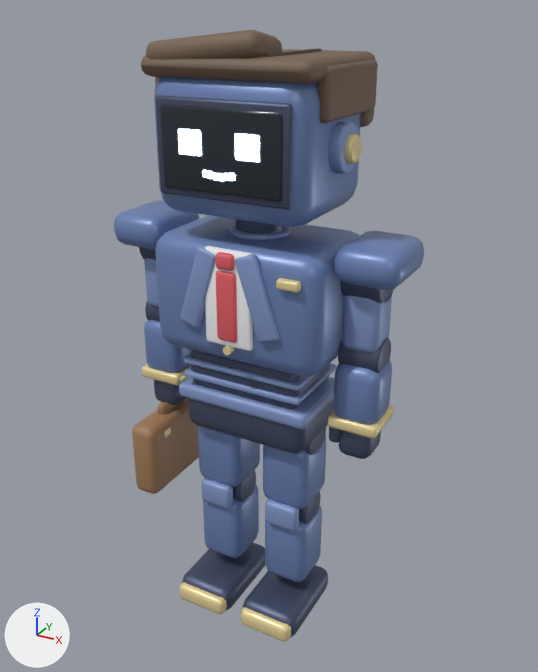
The glTF model apps/web/public/models/hiringManager.glb, before and after one commit.
Rendered twice from a 50 mm camera at (1.093, -1.933, 1.962) aimed at (0.005, 0.046, 0.973). Every picture has the same lights, and +X, +Y and +Z are marked at lower left. The older version comes first. Where no turn or scale is listed for an object, it has been applied to the vertices. Vertices at exactly the same position are counted once.

The scene before the commit, as lines of its bpy script (objects in view):
```python
ob_elbow_r_mesh = bpy.data.objects.new('elbow_R_mesh', me_cube_098)
ob_elbow_r_mesh.location = (-0.36, -0.02, 0.51)
ob_head_mesh = bpy.data.objects.new('head_mesh', me_cylinder_022)
ob_head_mesh.location = (0.26, 0.0, 1.61)
ob_hip_l_mesh = bpy.data.objects.new('hip_L_mesh', me_cylinder_016)
ob_hip_l_mesh.location = (0.13, 0.0, 0.67)
ob_knee_l_mesh = bpy.data.objects.new('knee_L_mesh', me_cube_057)
ob_knee_l_mesh.location = (0.13, -0.05, 0.01)
ob_knee_r_mesh = bpy.data.objects.new('knee_R_mesh', me_cube_062)
ob_knee_r_mesh.location = (-0.13, -0.05, 0.01)
ob_shoulder_l_mesh = bpy.data.objects.new('shoulder_L_mesh', me_cube_096)
ob_shoulder_l_mesh.location = (0.39, 0.0, 1.31)
ob_shoulder_r_mesh = bpy.data.objects.new('shoulder_R_mesh', me_cube_106)
ob_shoulder_r_mesh.location = (-0.39, 0.0, 1.31)
# also in view: 'hips_mesh' at (0.0, 0.0, 0.743); 'spine_mesh' at (0.0, 0.032, 1.08); 'elbow_L_mesh' at (0.358, 0.0, 0.867); 'hip_R_mesh' at (-0.13, 0.0, 0.58); 'neck_mesh' at (0.0, 0.0, 1.37)
```
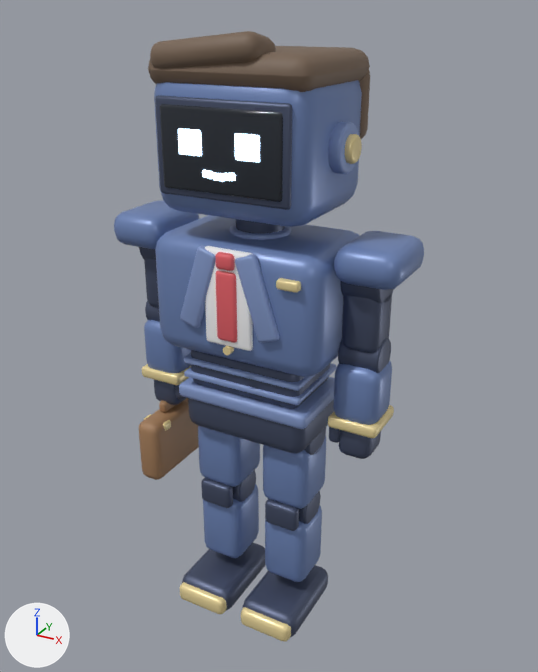
Where the newer file only moved an object's origin or applied its transform, the numbers keep the older frame.

Patch to the scene script:
```diff
--- a/apps/web/public/models/hiringManager.glb.py
+++ b/apps/web/public/models/hiringManager.glb.py
@@ me_cube_057 @@
 me_cube_057.from_pydata(...)  # 544 vertices, 1068 faces; spans x -0.105..0.105, y -0.18..0.16, z -0.05..0.445
 # used by ob_knee_l_mesh; location = (0.13, -0.05, 0.01)
+# me_cube_057 part 1: all 188 faces that had it switch from mat_hiringmanager_trim (blue #869bcb) to mat_hiringmanager_dark (dark blue #505973)
 me_cube_057.materials.append(mat_hiringmanager_body)
@@ me_cube_062 @@
 me_cube_062.from_pydata(...)  # 544 vertices, 1068 faces; spans x -0.105..0.105, y -0.18..0.16, z -0.05..0.445
 # used by ob_knee_r_mesh; location = (-0.13, -0.05, 0.01)
+# me_cube_062 part 2: all 188 faces that had it switch from mat_hiringmanager_trim (blue #869bcb) to mat_hiringmanager_dark (dark blue #505973)
 me_cube_062.materials.append(mat_hiringmanager_body)
@@ me_cylinder_022 @@
 # used by ob_head_mesh; location = (0.26, 0.0, 1.61)
-me_cylinder_022.from_pydata(...)  # 1774 vertices, 3476 faces; spans x -0.565..0.045, y -0.232..0.24, z -0.2..0.304
+me_cylinder_022.from_pydata(...)  # 1582 vertices, 3100 faces; spans x -0.565..0.045, y -0.232..0.23, z -0.2..0.3
+# me_cylinder_022 part 3: the loose piece of 96 vertices spanning x -0.51..-0.15, y -0.21..-0.05, z 0.186..0.304 is rebuilt with 96 vertices and now spans x -0.49..-0.15, y -0.22..-0.08, z 0.18..0.3
+# me_cylinder_022 part 4: the loose piece of 96 vertices spanning x -0.025..0.015, y -0.13..0.21, z 0.08..0.22 is deleted
+# me_cylinder_022 part 5: 114 vertices moved from x -0.525..0.005, y -0.215..0.24, z 0.03..0.24 to x -0.515..-0.005, y -0.21..0.23, z -0.01..0.243; 62 vertices removed from x -0.525..0.005, y -0.215..0.235, z 0.03..0.24; 62 vertices added at x -0.515..-0.005, y -0.21..0.23, z -0.01..0.25
+# other edits to the shape of me_cylinder_022 do not show in these pictures
 me_cylinder_022.materials.append(mat_hiringmanager_trim)
@@ me_cube_096 @@
 me_cube_096.from_pydata(...)  # 352 vertices, 692 faces; spans x -0.1..0.1, y -0.13..0.13, z -0.28..0.055
 # used by ob_shoulder_l_mesh; location = (0.39, 0.0, 1.31)
+# me_cube_096 part 6: all 188 faces that had it switch from mat_hiringmanager_trim (blue #869bcb) to mat_hiringmanager_dark (dark blue #505973)
 me_cube_096.materials.append(mat_hiringmanager_body)
@@ me_cube_098 @@
 # used by ob_elbow_r_mesh; location = (-0.36, -0.02, 0.51)
-me_cube_098.from_pydata(...)  # 928 vertices, 1820 faces; spans x -0.08..0.085, y -0.19..0.19, z -0.135..0.56
+me_cube_098.from_pydata(...)  # 928 vertices, 1820 faces; spans x -0.08..0.085, y -0.16..0.16, z -0.095..0.56
+# me_cube_098 part 7: the loose piece of 96 vertices spanning x -0.052..0.052, y -0.12..-0.08, z 0.075..0.105 is scaled about its middle by (0.899, 1, 1), then moved by (0.0, 0.01, 0.02)
+# me_cube_098 part 8: 96 of 928 vertices moved; they spanned x -0.05..0.05, y -0.19..0.19, z -0.135..0.135 and now span x -0.045..0.045, y -0.16..0.16, z -0.095..0.135; mean shift (0.0, 0.0, 0.02); largest move (-0.034, -0.174, -0.127) -> (-0.029, -0.144, -0.087)
+# other edits to the shape of me_cube_098 do not show in these pictures
 me_cube_098.materials.append(mat_hiringmanager_case)
@@ me_cube_106 @@
 me_cube_106.from_pydata(...)  # 352 vertices, 692 faces; spans x -0.1..0.1, y -0.13..0.13, z -0.28..0.055
 # used by ob_shoulder_r_mesh; location = (-0.39, 0.0, 1.31)
+# me_cube_106 part 9: all 188 faces that had it switch from mat_hiringmanager_trim (blue #869bcb) to mat_hiringmanager_dark (dark blue #505973)
 me_cube_106.materials.append(mat_hiringmanager_body)
```

Boxes [x1, y1, x2, y2] around the edits, measured in the pictures (538 x 672 px; the box of a moved part takes in the faces that stretch with it):
'head_mesh', reshaped (6% narrower): before [141, 30, 378, 227]; after [148, 31, 370, 227]
'elbow_R_mesh', reshaped (10% narrower, 7% shorter): before [132, 300, 199, 494]; after [139, 300, 199, 480]
part 1 of me_cube_057, recoloured (blue to dark blue): [265, 499, 299, 531] in both
part 2 of me_cube_062, recoloured (blue to dark blue): [201, 478, 233, 508] in both
part 3 of me_cylinder_022, rebuilt: before [146, 30, 282, 59]; after [150, 31, 276, 69]
part 4 of me_cylinder_022, deleted (brown): before [317, 59, 378, 123]
part 5 of me_cylinder_022, moved or reshaped: before [141, 49, 375, 127]; after [148, 46, 370, 139]
part 6 of me_cube_096, recoloured (blue to dark blue): [342, 294, 392, 353] in both
part 7 of me_cube_098, moved or reshaped: before [164, 428, 171, 438]; after [144, 414, 171, 431]
part 8 of me_cube_098, moved or reshaped: before [132, 409, 199, 494]; after [139, 409, 199, 480]
part 9 of me_cube_106, recoloured (blue to dark blue): [144, 258, 159, 308] in both
